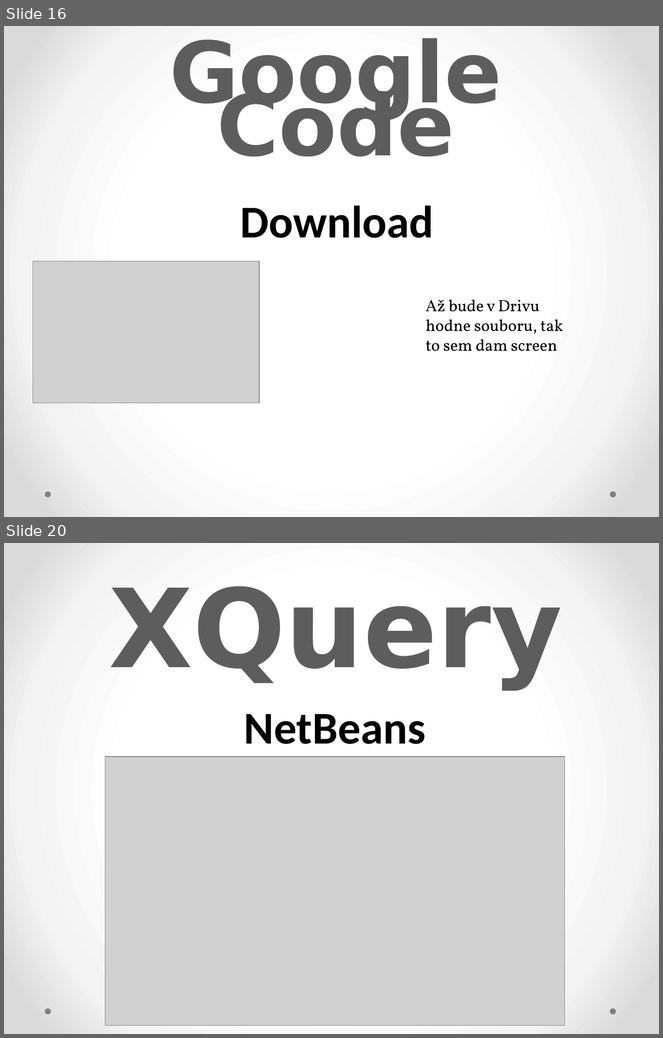
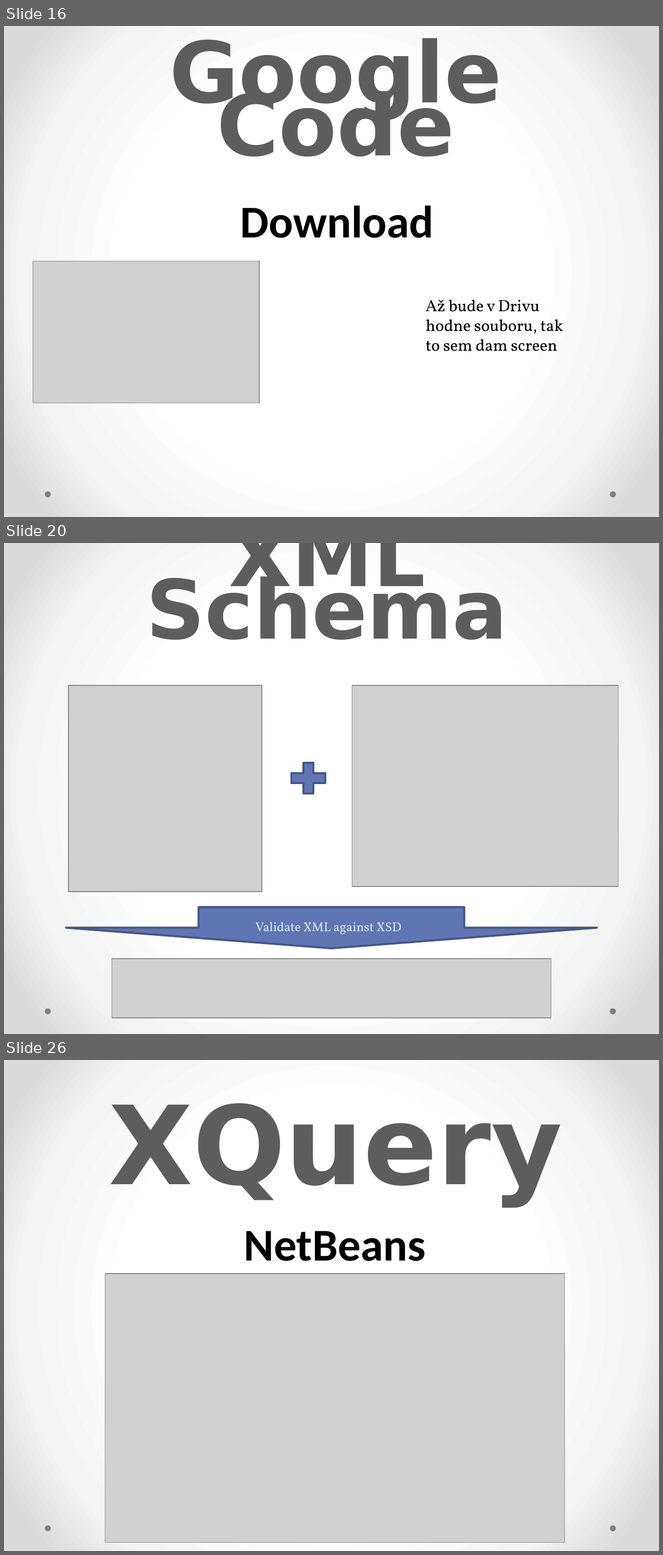
Before and after one commit to Amilez/rent-car-app, a slide deck: Prezentace/prezentace.pptx. Shown one above the other, each under a label of ours: slides 16 and 20 before the commit, slides 16, 20 and 26 after it; the slides between them are not shown. The pictures are 663x1038 and 663x1555 pixels, drawn with LibreOffice and Linux fonts; fonts in the diff are those of the drawing; grey boxes stand for pictures. Boxes give left, top, right and bottom in pixels: in the first picture for what was removed or moved away, otherwise in the second. Text is boxed around its words. In the diff, an @@ line names an element or a change of style, - is before the commit and + after.

```diff
--- a/Prezentace/prezentace.pptx
+++ b/Prezentace/prezentace.pptx
@@ slide 20 added at [4, 543, 659, 1034], background gradient #FFFFFF to #F4F4F4 to #DADADA; not listed: 2 template elements that a slide beside it also shows @@
@@ text added at [146, 543, 508, 640], 90 pt, text gradient #555555 to #5D5D5D to #000000, bold @@
+XML Schema
@@ picture added at [68, 686, 261, 892] @@
@@ picture added at [352, 686, 618, 887] @@
@@ plus sign added at [285, 758, 332, 799], fill #6076B4, outline #475785 2.25 pt @@
@@ down arrow added at [65, 908, 597, 949], fill #6076B4, outline #475785 2.25 pt @@
@@ text added at [256, 922, 402, 935], 14 pt, text #DFE4F0 @@
+Validate XML against XSD
@@ picture added at [112, 959, 552, 1019] @@
@@ what was slide 20 is now slide 26 @@
```
Also in this commit, not shown: 8 other slides added, 3 slides removed.
